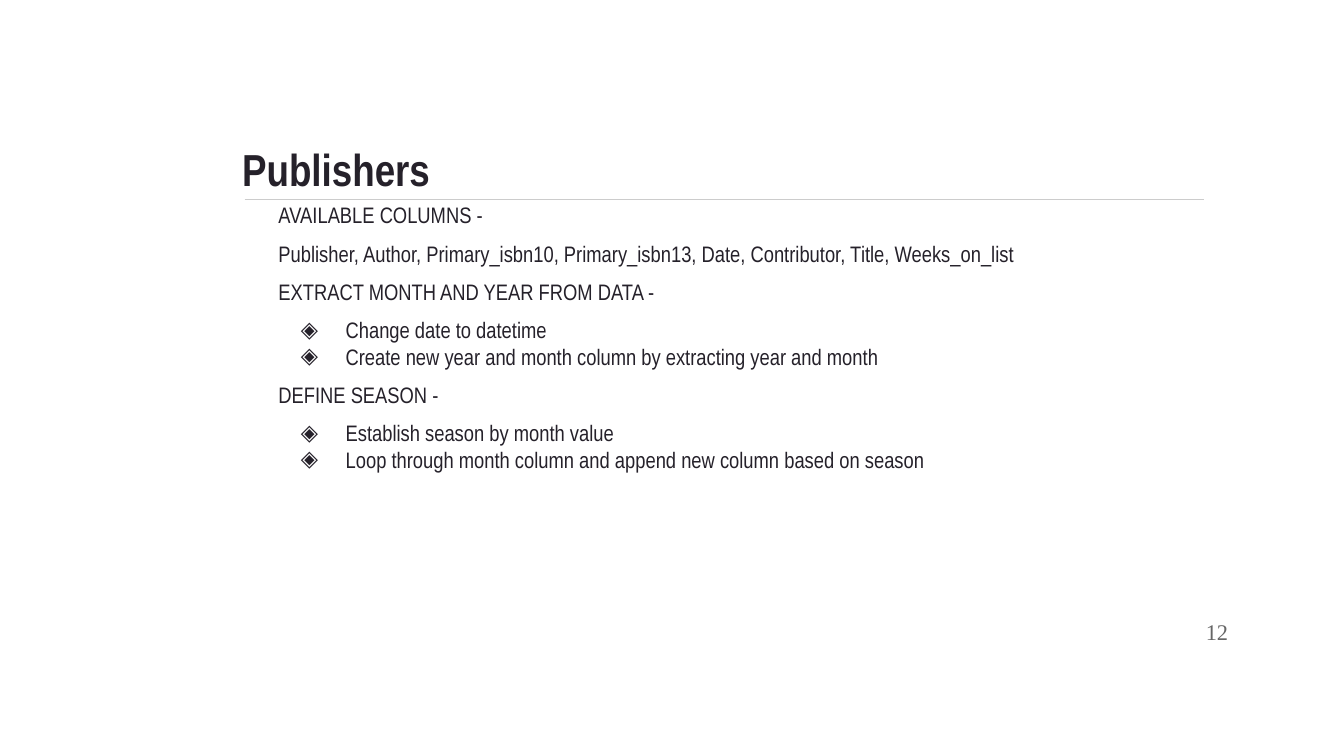
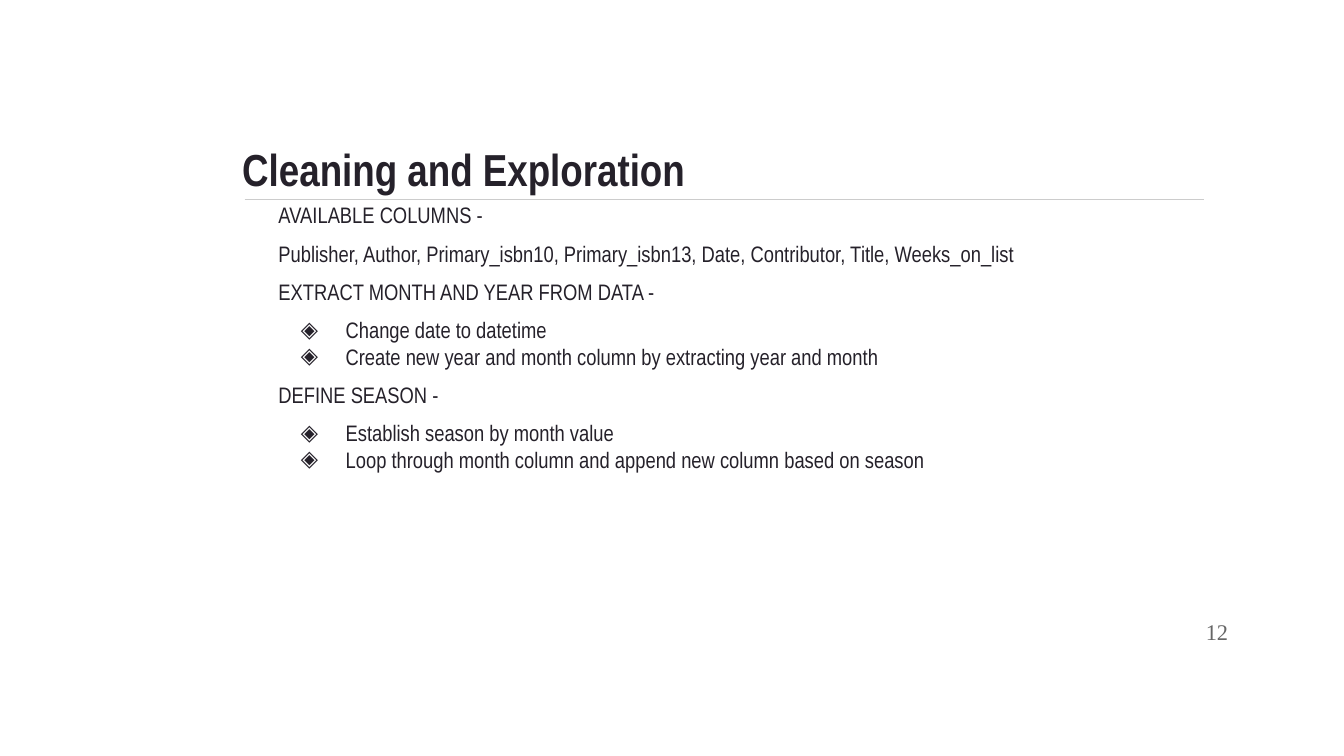
Before and after one commit to manmita7/BookBeasts, a slide deck: slide 12 of BestSellerBooks.pptx. Drawn at 1344x756 pixels with LibreOffice and Linux fonts; fonts in the diff are those of the drawing; background and template pictures are left out. Boxes give left, top, right and bottom in pixels: in the first picture for what was removed or moved away, otherwise in the second. Text is boxed around its words. In the diff, an @@ line names an element or a change of style, - is before the commit and + after.

```diff
--- a/BestSellerBooks.pptx
+++ b/BestSellerBooks.pptx
@@ title at (x1=242, y1=153, x2=685, y2=195): text changed @@
-Publishers
+Cleaning and Exploration
```
Also in this commit, not shown: 8 other slides changed, 6 other files.
